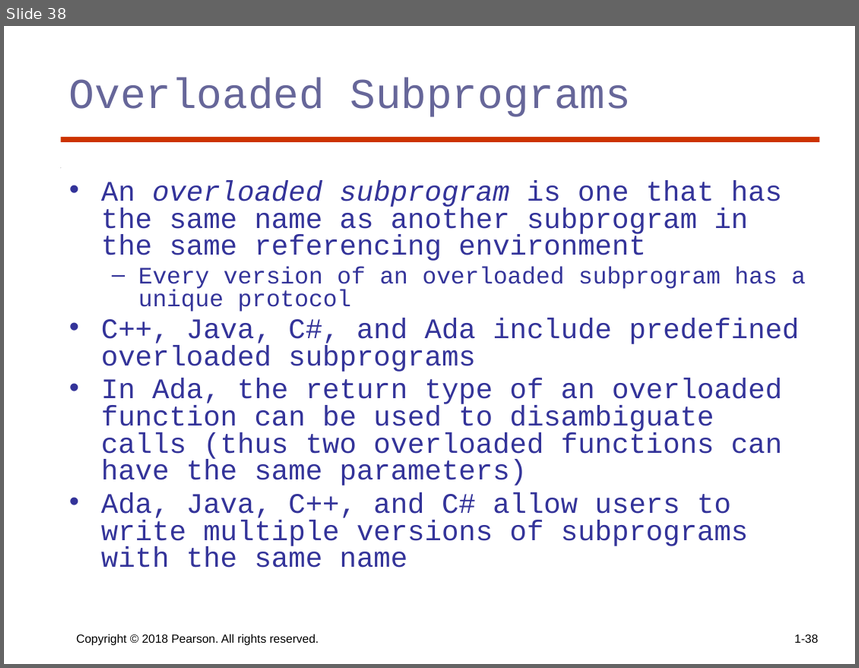
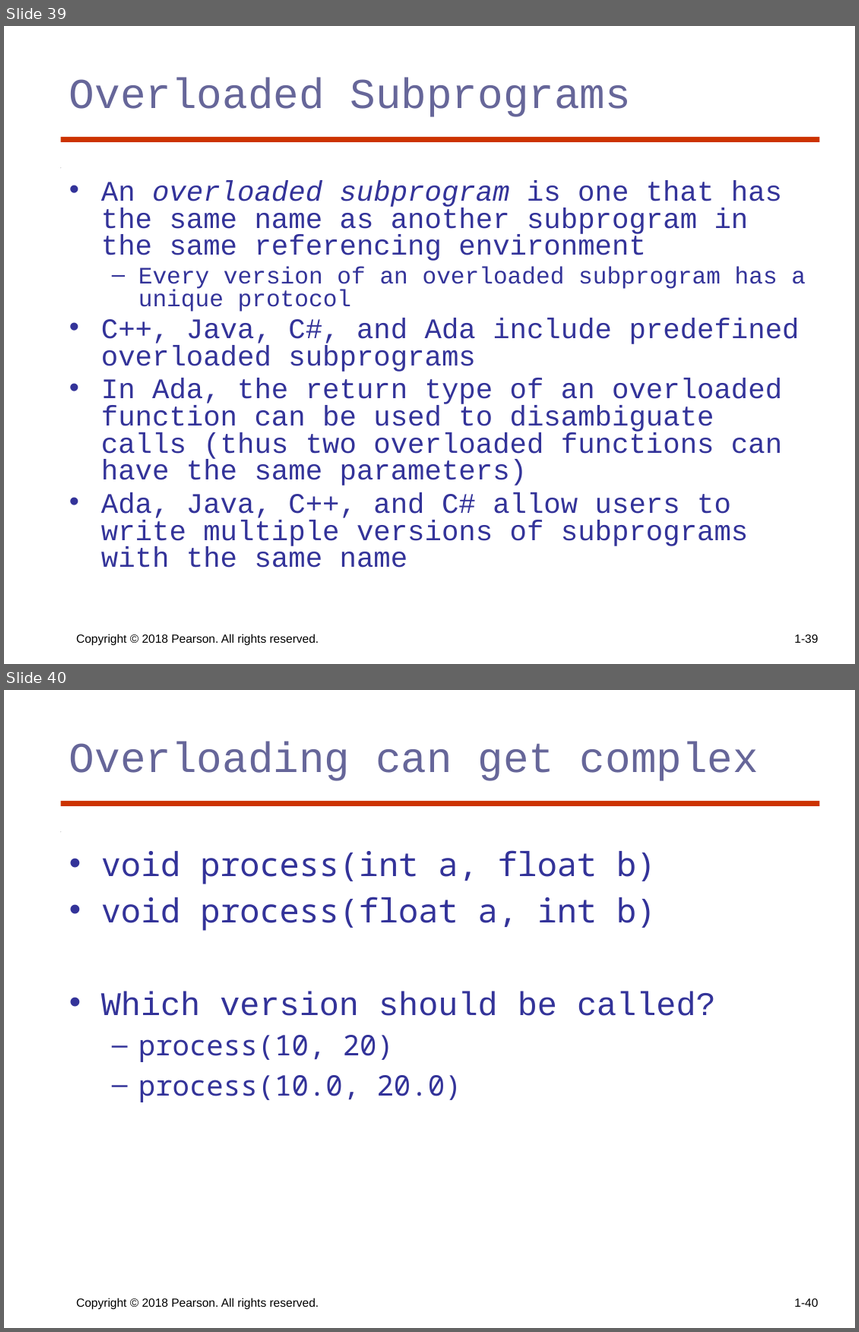
Before and after one commit to KurmasGVSU/KurmasGVSU.github.io, a slide deck: Teaching/Courses/W23/CIS343/LectureNotes/cis343_ch9.pptx. Shown one above the other, each under a label of ours: slide 38 before the commit, slides 39 and 40 after it. The pictures are 859x668 and 859x1332 pixels, drawn with LibreOffice and Linux fonts; fonts in the diff are those of the drawing. Boxes give left, top, right and bottom in pixels: in the first picture for what was removed or moved away, otherwise in the second. Text is boxed around its words. In the diff, an @@ line names an element or a change of style, - is before the commit and + after.

```diff
--- a/Teaching/Courses/W23/CIS343/LectureNotes/cis343_ch9.pptx
+++ b/Teaching/Courses/W23/CIS343/LectureNotes/cis343_ch9.pptx
@@ slide 40 added at (4,690,855,1328), background #FFFFFF; not listed: 2 template elements that a slide beside it also shows @@
@@ title added at (69,742,759,781), 36 pt, text #666699 @@
+Overloading can get complex
@@ text added at (101,850,716,1103), 28 pt, text #333399 @@
+• void process(int a, float b)
+• void process(float a, int b)
+• Which version should be called?
+  – process(10, 20)
+  – process(10.0, 20.0)
@@ text added at (76,1298,319,1309), 10 pt, text #000000 @@
+Copyright © 2018 Pearson. All rights reserved.
@@ page number added at (794,1299,818,1307), 10 pt, text #000000 @@
+1-40
@@ what was slide 38 is now slide 39 @@
```
Also in this commit, not shown: 26 slides changed, 4 other slides added, 4 other files.
